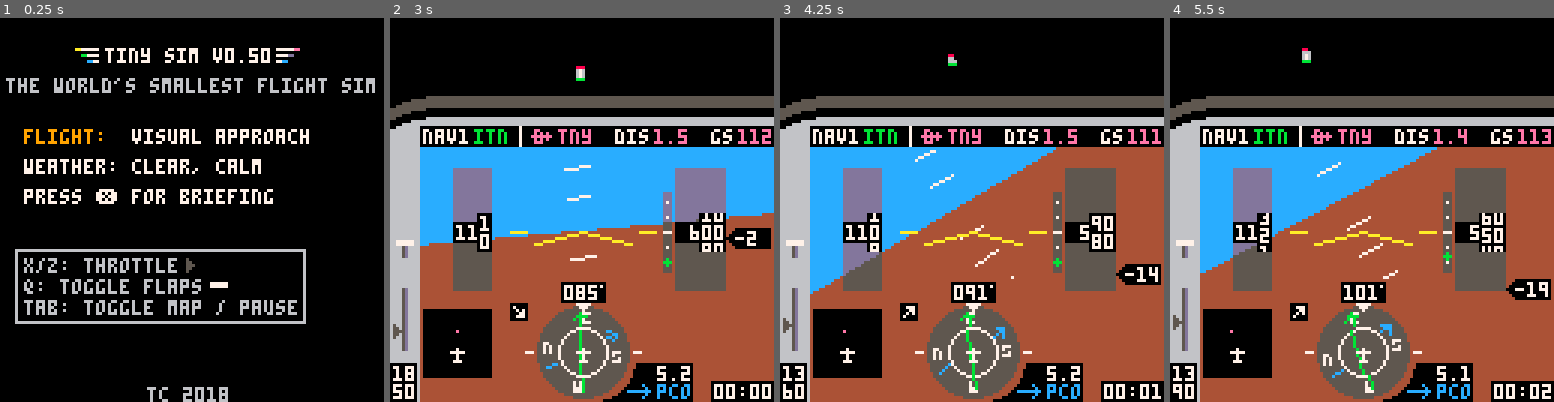
Above: before the commit, frames 1-4 (left to right).
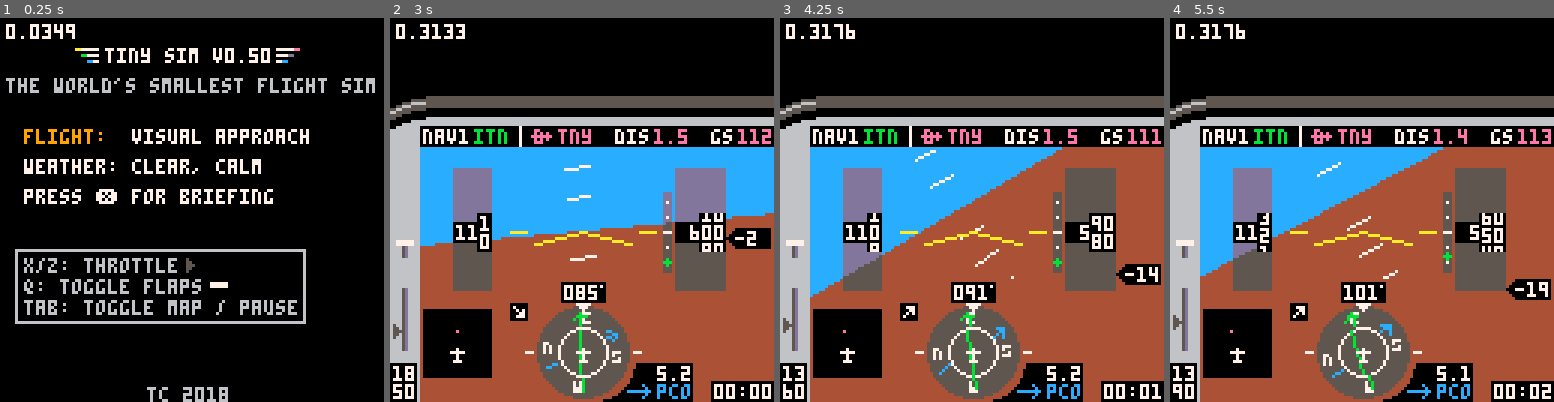
Above: after the commit, the same moments.

Repository: freds72/tiny_sim
Game: PICO-8 cartridge carts/tinysim.p8
Same seed, same stepped clock (60 frames per second), same inputs: the game is played once before the commit and once after it.
Inputs:
- Up to frame 1 (0.25 s): no input
- Up to frame 2 (3 s): tap O (Z key) at 0.33, 0.7, 1.43, 2.22 s; tap X (X key) at 1.07, 2.07, 2.4, 2.73 s; hold Left 1.97-2.37 s; hold Down 2.42-2.82 s; hold Right from 2.87 s (still down)
- Up to frame 3 (4.25 s): tap X (X key) every 0.33 s from 3.07 to 4.07 s; tap O (Z key) at 3.1, 3.98 s; release Right at 3.53 s; hold Up 3.58-4.08 s; hold Right from 4.13 s (still down)
- Up to frame 4 (5.5 s): tap X (X key) every 0.33 s from 4.4 to 5.4 s; release Right at 4.53 s; hold Down 4.58-5.08 s; tap O (Z key) at 4.87 s; hold Left from 5.13 s (still down)

The runs differ from the first frame. In frame 1, 0.3% of the frame differs, in the area x 1-20%, y 1-6%; in frame 2, 0.6%; in frame 3, 0.9%; in frame 4, 0.9%, in the area x 0-72%, y 1-68%.

Commit message:
using p01 trifill

Diff:
--- a/carts/tinysim.p8
+++ b/carts/tinysim.p8
@@ -192,14 +192,12 @@
   ai[2][2]=72+pitch
   ai[3][2]=-80+pitch
   ai[4][2]=222+pitch
-  ax,ay=rotatepoint(ai[1],aic,-bank)
-  bx,by=rotatepoint(ai[2],aic,-bank)
-  cx,cy=rotatepoint(ai[3],aic,-bank)
-  dx,dy=rotatepoint(ai[4],aic,-bank)
-  tri={{ax,ay},{bx,by},{cx,cy}}
-  fill_triangle(tri,12)
-  tri={{ax,ay},{bx,by},{dx,dy}}
-  fill_triangle(tri,4)
+  local ax,ay=rotatepoint(ai[1],aic,-bank)
+  local bx,by=rotatepoint(ai[2],aic,-bank)
+  local cx,cy=rotatepoint(ai[3],aic,-bank)
+  local dx,dy=rotatepoint(ai[4],aic,-bank)
+  trifill(ax,ay,bx,by,cx,cy,12)
+  trifill(ax,ay,bx,by,dx,dy,4)
   clip(35,44,55,43)
   for j=0,15 do
     local tmp=aipitch[2]-j*aistep+pitch
@@ -220,6 +218,7 @@
   line(80,75,aic[1],aic[2])
 end
 
+-- TODO: optimize
 function transrect(x1,y1,x2,y2)
  for x=x1,x2 do
     for y=y1,y2 do
@@ -400,6 +399,7 @@
 
 function disphsi()
   --transparency
+  --todo: eats 20% cpu
   local aimatrix={}
   for j=49,79 do
     for k=96,126 do
@@ -571,82 +571,6 @@
 
 function lerp(a,b,alpha)
 	return a*(1.0-alpha)+b*alpha
-end
-
-function fill_triangle( triangle, c )
-	local v1 = triangle[1];
-	local v2 = triangle[2];
-	local v3 = triangle[3];
-	local x1 = flr(v1[1]);
-	local y1 = flr(v1[2]);
-	local x2 = flr(v2[1]);
-	local y2 = flr(v2[2]);
-	local x3 = flr(v3[1]);
-	local y3 = flr(v3[2]);
-
-	-- order triangle points so that y1 is on top
-	if(y2<y1) then
-		if(y3<y2) then
-			local tmp = y1
-			y1 = y3
-			y3 = tmp
-			tmp = x1
-			x1 = x3
-			x3 = tmp
-		else
-			local tmp = y1
-			y1 = y2
-			y2 = tmp
-			tmp = x1
-			x1 = x2
-			x2 = tmp
-		end
-	else
-		if(y3<y1) then
-			local tmp = y1
-			y1 = y3
-			y3 = tmp
-			tmp = x1
-			x1 = x3
-			x3 = tmp
-		end
-	end
-
-	y1 += 0.001 -- offset to avoid divide per 0
-
-	local miny = min(y2,y3)
-	local maxy = max(y2,y3)
-
-	local fx = x2
-	if(y2<y3) then
-		fx = x3
-	end
-
-	local d12 = (y2-y1)
-	if(d12 != 0) d12 = 1.0/d12
-	local d13 = (y3-y1)
-	if(d13 != 0) d13 = 1.0/d13
-
-	local cl_y1 = clip2(y1)
-	local cl_miny = clip2(miny)
-	local cl_maxy = clip2(maxy)
-
-	for y=cl_y1,cl_miny do
-		local sx = lerp(x1,x3, (y-y1) * d13 )
-		local ex = lerp(x1,x2, (y-y1) * d12 )
-		rectfill(sx,y,ex,y,c)
-	end
-	local sx = lerp(x1,x3, (miny-y1) * d13 )
-	local ex = lerp(x1,x2, (miny-y1) * d12 )
-
-	local df = (maxy-miny)
-	if(df != 0) df = 1.0/df
-
-	for y=cl_miny,cl_maxy do
-		local sx2 = lerp(sx,fx, (y-miny) * df )
-		local ex2 = lerp(ex,fx, (y-miny) * df )
-		rectfill(sx2,y,ex2,y,c)
-	end
 end
 
 function drawmenu()
@@ -913,6 +837,7 @@
     dispwind()
     --3d
 	   -- draw all the objects
+	   --[[
 	   if(alt<ceiling) then
 	     for shape in all(objects) do
 		      local np={}
@@ -927,7 +852,9 @@
         draw_points(np)
       end
     end
-  end
+    ]]
+  end
+  print(stat(1),2,2,7)
 end
 
 --****************
@@ -1042,16 +969,48 @@
   end
 end
 
-function clamp_wrap(low, hi, val)
-	while val < low do val = hi - (low-val) end
-	while val > hi  do val = low + (val-hi) end
-
-	return val
-end
-
-function clamp(low, hi, val)
-	return (val < low) and low or (val > hi and hi or val)
-end
+-->8
+-- trifill
+-- by @p01
+function p01_trapeze_h(l,r,lt,rt,y0,y1)
+  lt,rt=(lt-l)/(y1-y0),(rt-r)/(y1-y0)
+  if(y0<0)l,r,y0=l-y0*lt,r-y0*rt,0
+   for y0=y0,min(y1,128) do
+   rectfill(l,y0,r,y0)
+   l+=lt
+   r+=rt
+  end
+ end
+ function p01_trapeze_w(t,b,tt,bt,x0,x1)
+  tt,bt=(tt-t)/(x1-x0),(bt-b)/(x1-x0)
+  if(x0<0)t,b,x0=t-x0*tt,b-x0*bt,0
+  for x0=x0,min(x1,128) do
+   rectfill(x0,t,x0,b)
+   t+=tt
+   b+=bt
+  end
+ end
+
+ function trifill(x0,y0,x1,y1,x2,y2,col)
+  color(col)
+  if(y1<y0)x0,x1,y0,y1=x1,x0,y1,y0
+  if(y2<y0)x0,x2,y0,y2=x2,x0,y2,y0
+  if(y2<y1)x1,x2,y1,y2=x2,x1,y2,y1
+  if max(x2,max(x1,x0))-min(x2,min(x1,x0)) > y2-y0 then
+   col=x0+(x2-x0)/(y2-y0)*(y1-y0)
+   p01_trapeze_h(x0,x0,x1,col,y0,y1)
+   p01_trapeze_h(x1,col,x2,x2,y1,y2)
+  else
+   if(x1<x0)x0,x1,y0,y1=x1,x0,y1,y0
+   if(x2<x0)x0,x2,y0,y2=x2,x0,y2,y0
+   if(x2<x1)x1,x2,y1,y2=x2,x1,y2,y1
+   col=y0+(y2-y0)/(x2-x0)*(x1-x0)
+   p01_trapeze_w(y0,y0,y1,col,x0,x1)
+   p01_trapeze_w(y1,col,y2,y2,x1,x2)
+  end
+ end
+
+
 __gfx__
 00000000fff7777faa777777777777ee5fffffff7fffffff77ff777fffffffff0000000000000000000000000000000000000000000000000000000000000000
 00000000ff7fffffffffffffffffffff55fffffff7f7ffff7f7f777ffffffeff0000000000000000000000000000000000000000000000000000000000000000
@@ -1078,8 +1037,8 @@
 00000000ffffffff0000000fffffffffffffffffffffffffffffffffffffffff0000000000000000000000000000000000000000000000000000000000000000
 00000000ffffffff00000000ffffffffffffffffffffffffffffffffffffffff0000000000000000000000000000000000000000000000000000000000000000
 00000000fff55555ffffff55000fffff77ffffff7f7fffffff222fffff222fff0000000000000000000000000000000000000000000000000000000000000000
-0000000055555555ffff5555070fffff7f7fffff7f7ffffff2eee2fff2eee2ff0000000000000000000000000000000000000000000000000000000000000000
-0000000055555555ffff5555070fffff7f7fffff777fffff2eeeee2f2eee7e2f0000000000000000000000000000000000000000000000000000000000000000
+0000000055566666ffff5566070fffff7f7fffff7f7ffffff2eee2fff2eee2ff0000000000000000000000000000000000000000000000000000000000000000
+0000000066655555ffff6655070fffff7f7fffff777fffff2eeeee2f2eee7e2f0000000000000000000000000000000000000000000000000000000000000000
 0000000055555555ffff5555070fffff7f7fffff777fffff2777772f2ee7ee2f0000000000000000000000000000000000000000000000000000000000000000
 0000000055500000ffff5500070fffffffffffffffffffff2eeeee2f2e7eee2f0000000000000000000000000000000000000000000000000000000000000000
 0000000000000000ffff0000070ffffffffffffffffffffff2eee2fff2eee2ff0000000000000000000000000000000000000000000000000000000000000000
